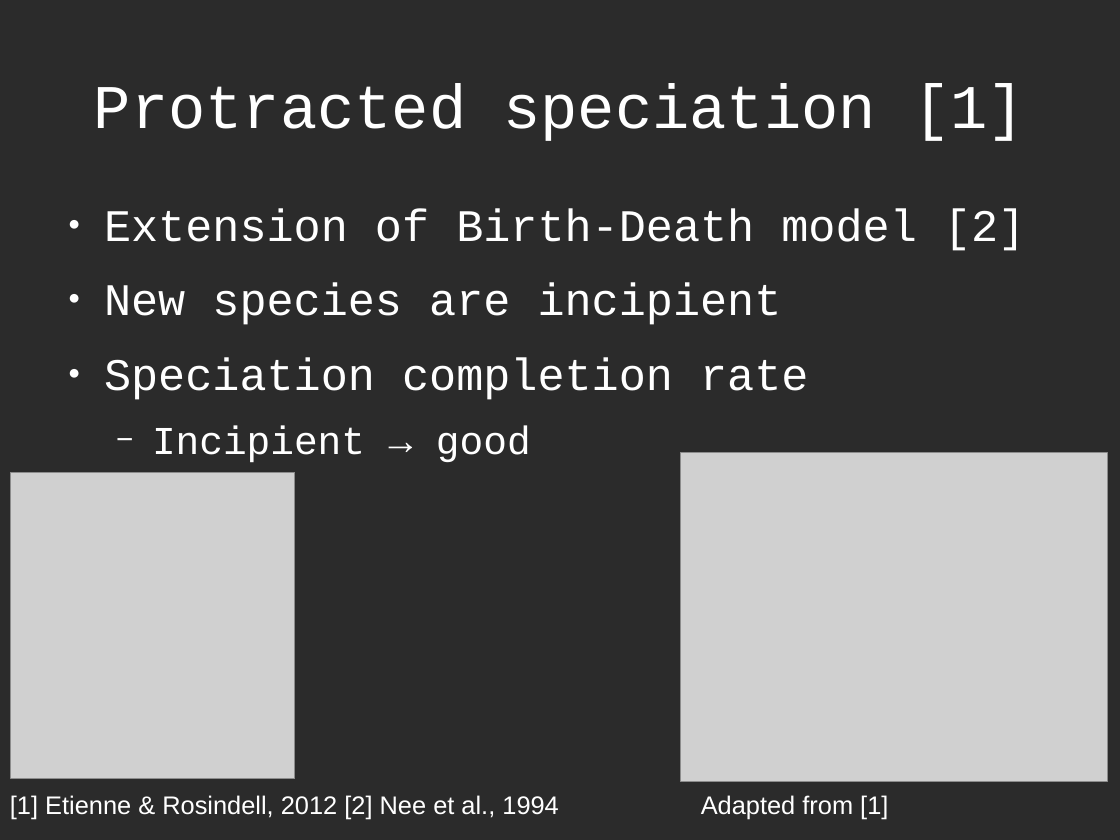
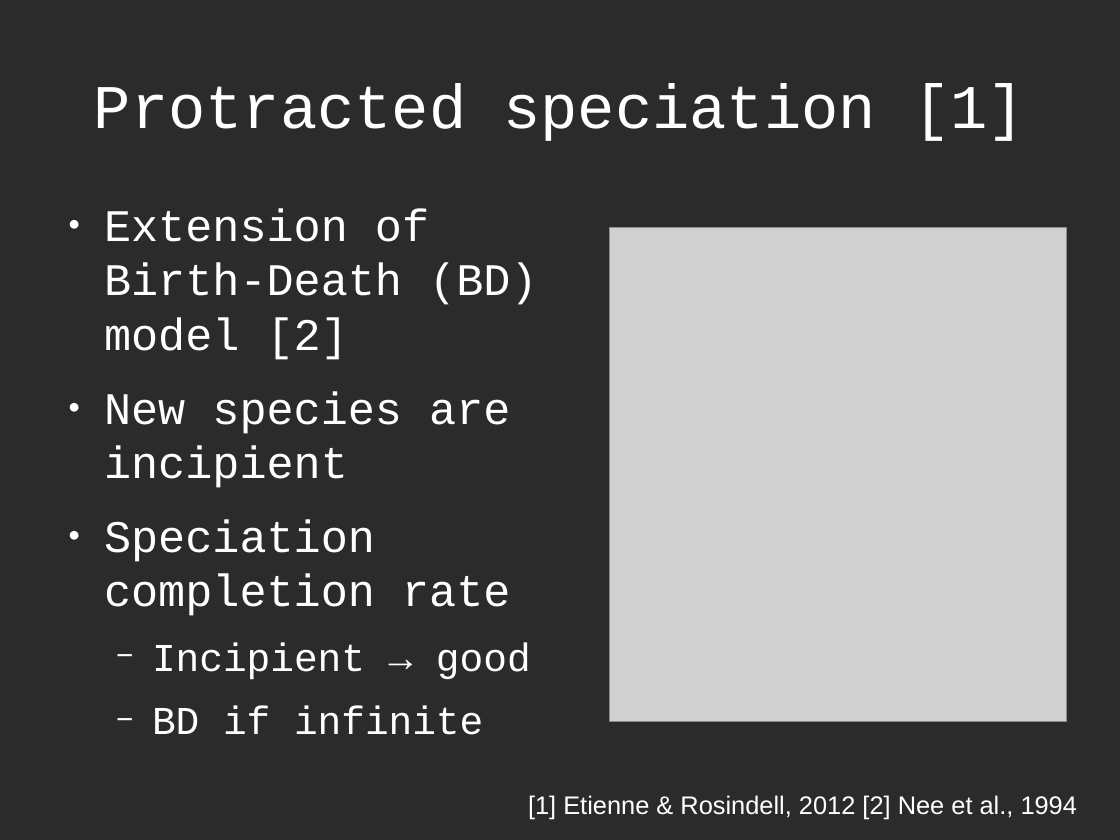
Before and after one commit to richelbilderbeek/Science, a slide deck: slide 10 of Bilderbeek20170213TresMeeting/20170213TresMeeting.odp. Drawn at 1120x840 pixels with LibreOffice and Linux fonts; fonts in the diff are those of the drawing; grey boxes stand for pictures; background and template pictures are left out; a plain dark background stands for a picture behind light text. Boxes give left, top, right and bottom in pixels: in the first picture for what was removed or moved away, otherwise in the second. Text is boxed around its words. In the diff, an @@ line names an element or a change of style, - is before the commit and + after.

```diff
--- a/Bilderbeek20170213TresMeeting/20170213TresMeeting.odp
+++ b/Bilderbeek20170213TresMeeting/20170213TresMeeting.odp
@@ text at box(104, 209, 537, 360): text changed @@
-● Extension of Birth-Death model [2]
+● Extension of Birth-Death (BD) model [2]
@@ picture: place and size @@
-picture at box(681, 453, 1108, 783)
+picture at box(610, 228, 1067, 722)
@@ picture removed at box(11, 473, 295, 780) @@
@@ text at box(223, 706, 483, 735): paragraph added @@
+  − BD if infinite
@@ text "[1] Etienne & Rosindell, 2012 ...": place and size @@
-text "[1] Etienne & Rosindell, 2012 ..." at box(10, 795, 558, 820)
+text "[1] Etienne & Rosindell, 2012 ..." at box(528, 795, 1077, 820)
@@ text removed at box(701, 795, 888, 820) @@
-Adapted from [1]
```
Also in this commit, not shown: 1 other slide changed, 3 slides added, 4 slides removed, 1 other file.
